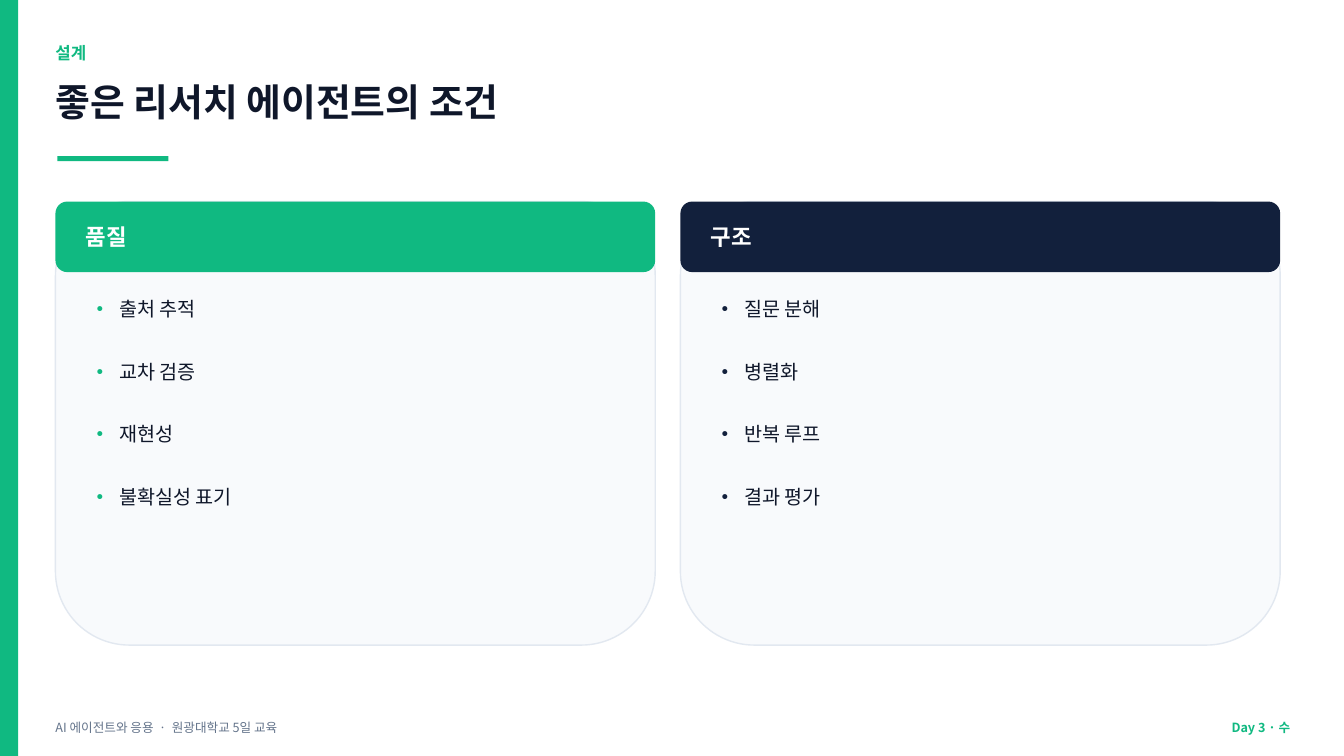
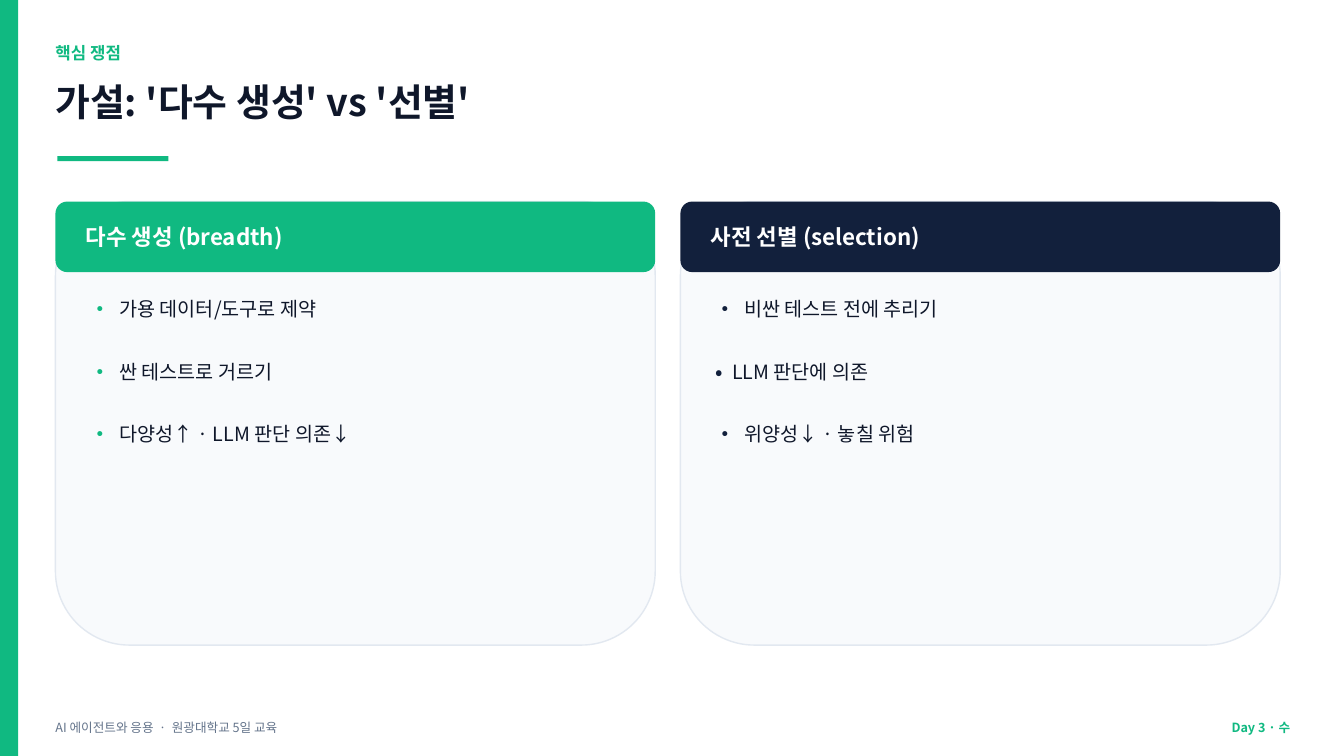
Before and after one commit to jyshin-22/wku-ai-agent-program, a slide deck: slide 20 of slides/day3.pptx (slide 25 before the commit). Drawn at 1344x756 pixels with LibreOffice and Linux fonts; fonts in the diff are those of the drawing. Boxes give left, top, right and bottom in pixels: in the first picture for what was removed or moved away, otherwise in the second. Text is boxed around its words. In the diff, an @@ line names an element or a change of style, - is before the commit and + after.

```diff
--- a/slides/day3.pptx
+++ b/slides/day3.pptx
@@ text at (55, 45, 121, 61): text changed @@
-설계
+핵심 쟁점
@@ text at (55, 84, 470, 120): text changed @@
-좋은 리서치 에이전트의 조건
+가설: '다수 생성' vs '선별'
@@ text at (86, 226, 283, 250): text changed @@
-품질
+다수 생성 (breadth)
@@ text added at (711, 226, 920, 250), 16 pt, text #FFFFFF, bold @@
+사전 선별 (selection)
@@ text at (119, 299, 316, 320): text changed @@
-• 출처 추적
+• 가용 데이터/도구로 제약
@@ text "• 비싼 테스트 전에 추리기" at (744, 299, 938, 318): vertical alignment middle to top @@
@@ text at (744, 299, 938, 318): text changed; size 16 to 14 pt; text colour #FFFFFF to #0F172A; bold off @@
-구조
+• 비싼 테스트 전에 추리기
@@ text at (119, 362, 272, 381): text changed @@
-• 교차 검증
+• 싼 테스트로 거르기
@@ text at (732, 362, 868, 381): text changed @@
-• 질문 분해
+• LLM 판단에 의존
@@ text at (119, 424, 351, 443): text changed @@
-• 재현성
+• 다양성↑ · LLM 판단 의존↓
@@ text at (744, 424, 914, 443): text changed @@
-• 병렬화
+• 위양성↓ · 놓칠 위험
@@ text removed at (744, 425, 821, 443) @@
-• 반복 루프
@@ text removed at (119, 487, 232, 506) @@
-• 불확실성 표기
@@ text removed at (744, 487, 821, 506) @@
-• 결과 평가
```
Also in this commit, not shown: 10 other slides changed, 1 slide added, 4 slides removed, 12 other files.
